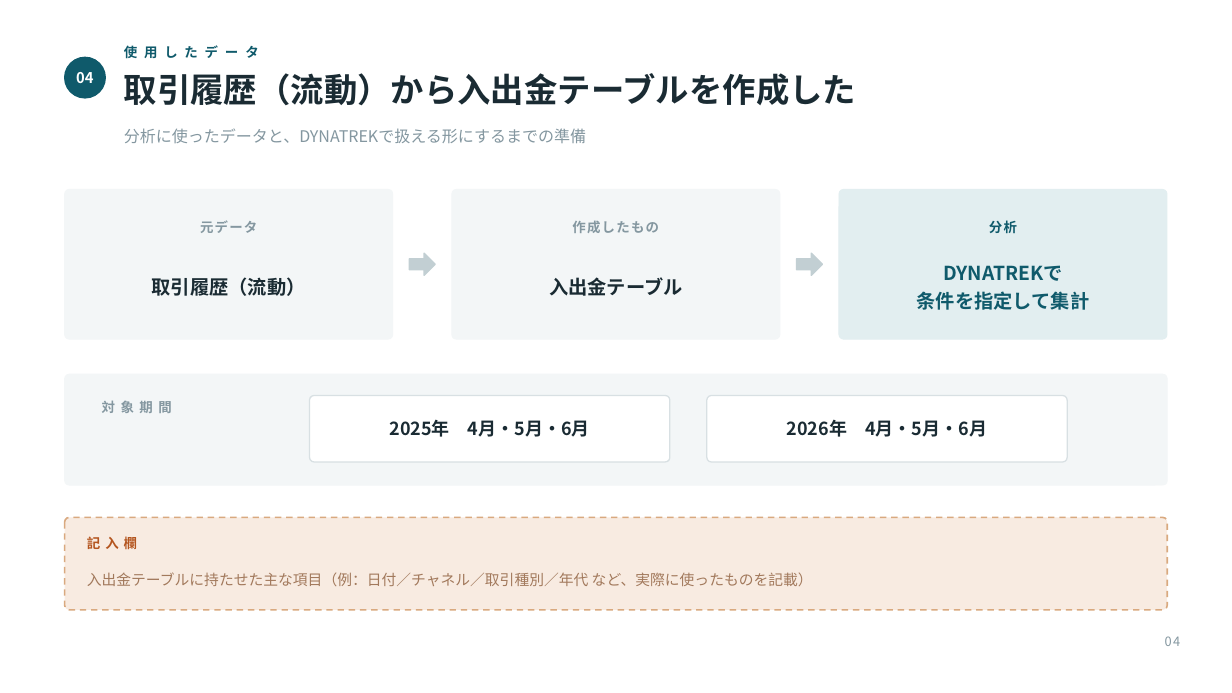
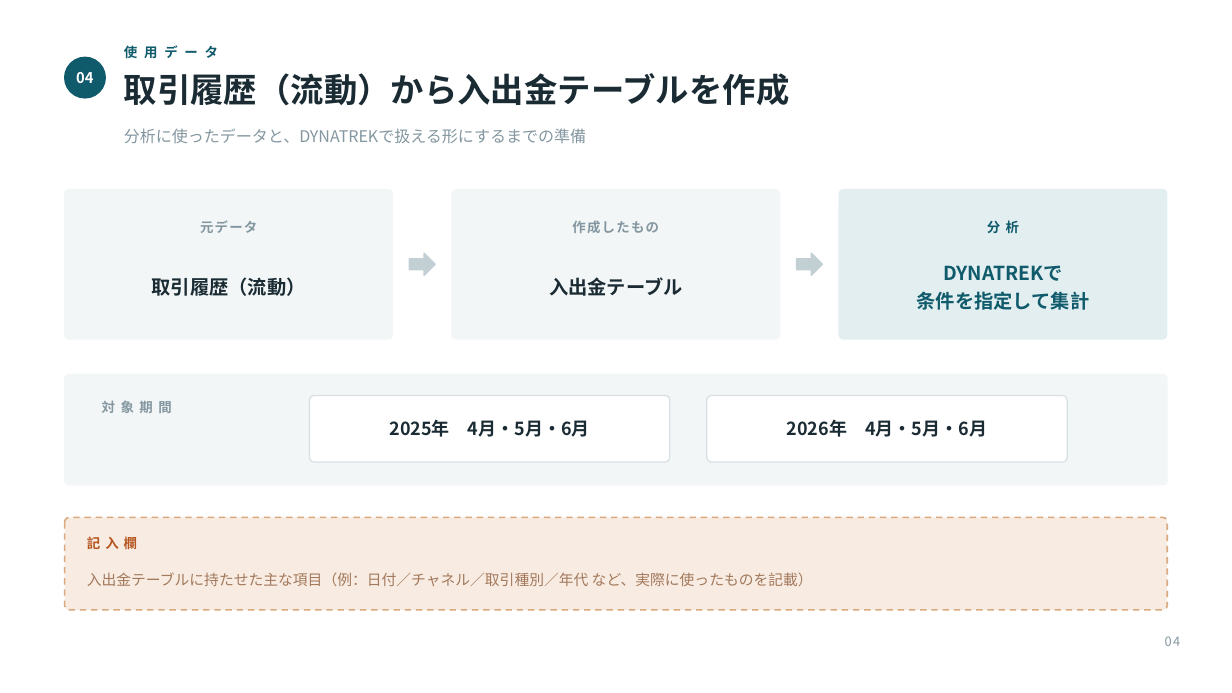
Before and after one commit to takumi66666/my-website, a slide deck: slide 4 of presentation/DYNATREK_成果発表.pptx. Drawn at 1232x693 pixels with LibreOffice and Linux fonts; fonts in the diff are those of the drawing. Boxes give left, top, right and bottom in pixels: in the first picture for what was removed or moved away, otherwise in the second. Text is boxed around its words. In the diff, an @@ line names an element or a change of style, - is before the commit and + after.

```diff
--- a/presentation/DYNATREK_成果発表.pptx
+++ b/presentation/DYNATREK_成果発表.pptx
@@ text at (124,43,218,61): text changed @@
-使 用 し た デ ー タ
+使 用 デ ー タ
@@ text at (124,73,790,105): text changed @@
-取引履歴（流動）から入出金テーブルを作成した
+取引履歴（流動）から入出金テーブルを作成
@@ text at (987,220,1019,233): spaces changed @@
-分析
+分 析
```
Also in this commit, not shown: 7 other slides changed, 1 other file.
